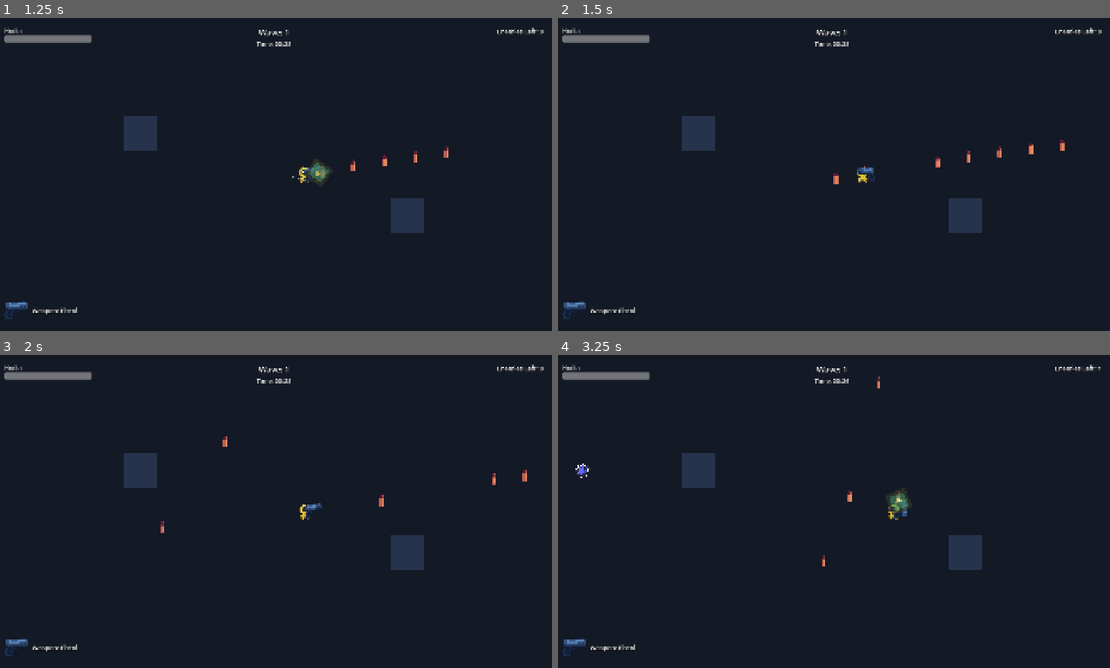
Above: before the commit, frames 1-4 (two rows, left to right).
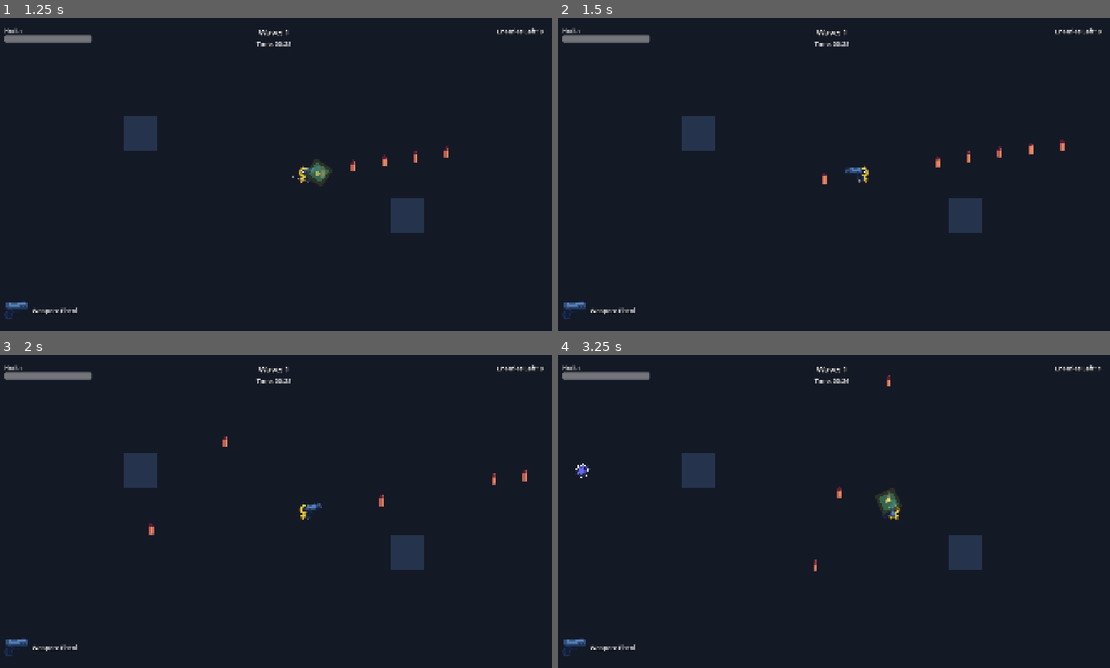
Above: after the commit, the same moments.

Repository: ItsAMeDann/Domainabus
Game: Godot game, scene res://Game/Arena/arena.tscn
Two runs of this game, one before a commit and one after it. Both use one fixed random seed, a clock stepped at 60 frames per second and the inputs below. The engine's default icon, where the game draws it, is replaced by a stand-in: a white triangle on a blue panel in a dark square.
Inputs (mouse positions are in pixels of both pictures, inside the frame that each line leads up to):
- Up to frame 1 (1.25 s): tap Enter at 0.5 s; move the mouse to (397, 158) at 0.52 s; press the mouse at (397, 158) at 0.53 s; hold D (move_right) from 0.53 s (still down)
- Up to frame 2 (1.5 s): release D (move_right) at 1.25 s; release the mouse at (955, 158) at 1.25 s; drag from (718, 190) to (1010, 152) at 1.27 s
- Up to frame 3 (2 s): no input
- Up to frame 4 (3.25 s): move the mouse to (889, 442) at 2.02 s; press the mouse at (889, 442) at 2.03 s; hold D (move_right) 2.03-2.75 s; release the mouse at (889, 442) at 2.75 s; drag from (806, 574) to (889, 417) at 2.77 s

Frame 1 is identical in both runs. In frame 2, 0.2% of the frame differs, in the area x 47-58%, y 47-54%; in frame 3, less than 0.1%; in frame 4, 0.4%, in the area x 46-64%, y 6-70%.

Commit message:
fix: grenade launcher + weapon mount marker

Diff:
--- a/Game/Bullet/explosion.gd
+++ b/Game/Bullet/explosion.gd
@@ -6,18 +6,7 @@
 @onready var sprite: Sprite2D = $Sprite2D
 
 func _ready() -> void:
-	call_deferred("_apply_damage")
 	_play_explosion_animation()
-
-func _apply_damage() -> void:
-	var bodies := get_overlapping_bodies()
-	for body in bodies:
-		if body.is_in_group("enemy"):
-			if body.has_method("take_weapon_damage"):
-				body.take_weapon_damage(damage, weapon_type)
-			if body.has_method("apply_knockback"):
-				var push_dir = (body.global_position - global_position).normalized()
-				body.apply_knockback(push_dir, 300.0)
 
 func _play_explosion_animation() -> void:
 	if not sprite:
@@ -33,3 +22,11 @@
 
 func _on_duration_timer_timeout() -> void:
 	queue_free()
+
+func _on_body_entered(body: Node2D) -> void:
+	if body.is_in_group("enemy"):
+		if body.has_method("take_weapon_damage"):
+			body.take_weapon_damage(damage, weapon_type)
+		if body.has_method("apply_knockback"):
+			var push_dir = (body.global_position - global_position).normalized()
+			body.apply_knockback(push_dir, 300.0)
--- a/Game/Bullet/explosion.tscn
+++ b/Game/Bullet/explosion.tscn
@@ -1,28 +1,28 @@
-[gd_scene load_steps=5 format=3]
+[gd_scene format=3 uid="uid://t4050or55px3"]
 
-[ext_resource type="Script" path="res://Game/Bullet/explosion.gd" id="1"]
-[ext_resource type="Texture2D" path="res://icon.svg" id="2"]
+[ext_resource type="Script" uid="uid://d1w2xjxi2w4uq" path="res://Game/Bullet/explosion.gd" id="1"]
+[ext_resource type="Texture2D" uid="uid://dqdlbqcdx2djf" path="res://icon.svg" id="2"]
 
 [sub_resource type="CircleShape2D" id="CircleShape2D_1"]
-radius = 80.0
+radius = 238.10292
 
-[node name="Explosion" type="Area2D"]
+[node name="Explosion" type="Area2D" unique_id=361469588]
 collision_layer = 4
 collision_mask = 2
-monitoring = true
 script = ExtResource("1")
 
-[node name="Sprite2D" type="Sprite2D" parent="."]
+[node name="Sprite2D" type="Sprite2D" parent="." unique_id=1113825824]
 modulate = Color(1, 0.8, 0.2, 0.8)
 scale = Vector2(3, 3)
 texture = ExtResource("2")
 
-[node name="CollisionShape2D" type="CollisionShape2D" parent="."]
+[node name="CollisionShape2D" type="CollisionShape2D" parent="." unique_id=254230559]
 shape = SubResource("CircleShape2D_1")
 
-[node name="DurationTimer" type="Timer" parent="."]
+[node name="DurationTimer" type="Timer" parent="." unique_id=920387525]
 wait_time = 0.4
 one_shot = true
 autostart = true
 
+[connection signal="body_entered" from="." to="." method="_on_body_entered"]
 [connection signal="timeout" from="DurationTimer" to="." method="_on_duration_timer_timeout"]
--- a/Game/HUD/hud.gd
+++ b/Game/HUD/hud.gd
@@ -55,9 +55,9 @@
 		health_bar.max_value = max_val
 		health_bar.value = current
 
-func update_weapon(name: String, icon: Texture2D) -> void:
+func update_weapon(weapon_name: String, icon: Texture2D) -> void:
 	if weapon_label:
-		weapon_label.text = "Weapon: " + name
+		weapon_label.text = "Weapon: " + weapon_name
 	if weapon_icon:
 		weapon_icon.texture = icon
 
@@ -90,7 +90,7 @@
 
 func _on_wave_timer_tick(time_left: float) -> void:
 	if timer_label:
-		var mins = int(time_left) / 60
+		var mins = int(time_left) / 60.0
 		var secs = int(time_left) % 60
 		timer_label.text = "Time: %02d:%02d" % [mins, secs]
 
--- a/Game/HUD/hud.tscn
+++ b/Game/HUD/hud.tscn
@@ -1,11 +1,11 @@
-[gd_scene load_steps=2 format=3]
-
-[ext_resource type="Script" path="res://Game/HUD/hud.gd" id="1"]
-
-[node name="HUD" type="CanvasLayer"]
+[gd_scene format=3 uid="uid://bupkqjiixiav8"]
+
+[ext_resource type="Script" uid="uid://c4tjqr3brolpo" path="res://Game/HUD/hud.gd" id="1"]
+
+[node name="HUD" type="CanvasLayer" unique_id=2121510341]
 script = ExtResource("1")
 
-[node name="Control" type="Control" parent="."]
+[node name="Control" type="Control" parent="." unique_id=490174473]
 layout_mode = 3
 anchors_preset = 15
 anchor_right = 1.0
@@ -13,14 +13,14 @@
 grow_horizontal = 2
 grow_vertical = 2
 
-[node name="TopLeft" type="VBoxContainer" parent="Control"]
+[node name="TopLeft" type="VBoxContainer" parent="Control" unique_id=1830265150]
 layout_mode = 1
 offset_left = 30.0
 offset_top = 30.0
 offset_right = 330.0
 offset_bottom = 120.0
 
-[node name="HealthLabel" type="Label" parent="Control/TopLeft"]
+[node name="HealthLabel" type="Label" parent="Control/TopLeft" unique_id=1787610421]
 layout_mode = 2
 theme_override_colors/font_shadow_color = Color(0, 0, 0, 0.7)
 theme_override_constants/shadow_offset_x = 1
@@ -28,14 +28,14 @@
 theme_override_font_sizes/font_size = 18
 text = "Health"
 
-[node name="HealthBar" type="ProgressBar" parent="Control/TopLeft"]
+[node name="HealthBar" type="ProgressBar" parent="Control/TopLeft" unique_id=1918562317]
 custom_minimum_size = Vector2(0, 24)
 layout_mode = 2
 theme_override_font_sizes/font_size = 16
 value = 100.0
 show_percentage = false
 
-[node name="TopCenter" type="VBoxContainer" parent="Control"]
+[node name="TopCenter" type="VBoxContainer" parent="Control" unique_id=807557749]
 layout_mode = 1
 anchors_preset = 5
 anchor_left = 0.5
@@ -46,7 +46,7 @@
 offset_bottom = 120.0
 grow_horizontal = 2
 
-[node name="WaveLabel" type="Label" parent="Control/TopCenter"]
+[node name="WaveLabel" type="Label" parent="Control/TopCenter" unique_id=1131601466]
 layout_mode = 2
 theme_override_colors/font_shadow_color = Color(0, 0, 0, 0.7)
 theme_override_constants/shadow_offset_x = 2
@@ -55,7 +55,7 @@
 text = "Wave: 0"
 horizontal_alignment = 1
 
-[node name="TimerLabel" type="Label" parent="Control/TopCenter"]
+[node name="TimerLabel" type="Label" parent="Control/TopCenter" unique_id=397099710]
 layout_mode = 2
 theme_override_colors/font_shadow_color = Color(0, 0, 0, 0.7)
 theme_override_constants/shadow_offset_x = 2
@@ -64,7 +64,7 @@
 text = "Time: 00:00"
 horizontal_alignment = 1
 
-[node name="TopRight" type="VBoxContainer" parent="Control"]
+[node name="TopRight" type="VBoxContainer" parent="Control" unique_id=725429273]
 layout_mode = 1
 anchors_preset = 1
 anchor_left = 1.0
@@ -75,7 +75,7 @@
 offset_bottom = 120.0
 grow_horizontal = 0
 
-[node name="EnemyCountLabel" type="Label" parent="Control/TopRight"]
+[node name="EnemyCountLabel" type="Label" parent="Control/TopRight" unique_id=114174385]
 layout_mode = 2
 theme_override_colors/font_shadow_color = Color(0, 0, 0, 0.7)
 theme_override_constants/shadow_offset_x = 2
@@ -84,7 +84,7 @@
 text = "Enemies Left: 0"
 horizontal_alignment = 2
 
-[node name="BottomLeft" type="HBoxContainer" parent="Control"]
+[node name="BottomLeft" type="HBoxContainer" parent="Control" unique_id=1754207690]
 layout_mode = 1
 anchors_preset = 2
 anchor_top = 1.0
@@ -96,13 +96,13 @@
 grow_vertical = 0
 theme_override_constants/separation = 15
 
-[node name="WeaponIcon" type="TextureRect" parent="Control/BottomLeft"]
+[node name="WeaponIcon" type="TextureRect" parent="Control/BottomLeft" unique_id=193845683]
 custom_minimum_size = Vector2(80, 80)
 layout_mode = 2
 expand_mode = 1
 stretch_mode = 5
 
-[node name="WeaponLabel" type="Label" parent="Control/BottomLeft"]
+[node name="WeaponLabel" type="Label" parent="Control/BottomLeft" unique_id=699768963]
 layout_mode = 2
 theme_override_colors/font_shadow_color = Color(0, 0, 0, 0.7)
 theme_override_constants/shadow_offset_x = 2
@@ -111,7 +111,7 @@
 text = "Weapon: None"
 vertical_alignment = 1
 
-[node name="Center" type="CenterContainer" parent="Control"]
+[node name="Center" type="CenterContainer" parent="Control" unique_id=324843908]
 layout_mode = 1
 anchors_preset = 15
 anchor_right = 1.0
@@ -120,7 +120,7 @@
 grow_vertical = 2
 mouse_filter = 2
 
-[node name="WaveBanner" type="Label" parent="Control/Center"]
+[node name="WaveBanner" type="Label" parent="Control/Center" unique_id=736236183]
 layout_mode = 2
 theme_override_colors/font_shadow_color = Color(0, 0, 0, 0.9)
 theme_override_constants/shadow_offset_x = 4
@@ -129,7 +129,7 @@
 text = "WAVE 1"
 horizontal_alignment = 1
 
-[node name="GameOverPanel" type="ColorRect" parent="Control"]
+[node name="NextWavePanel" type="ColorRect" parent="Control" unique_id=1191868709]
 visible = false
 layout_mode = 1
 anchors_preset = 15
@@ -137,21 +137,60 @@
 anchor_bottom = 1.0
 grow_horizontal = 2
 grow_vertical = 2
+color = Color(0, 0.101960786, 1, 0.4)
+
+[node name="CenterContainer" type="CenterContainer" parent="Control/NextWavePanel" unique_id=1321209771]
+layout_mode = 1
+anchors_preset = 15
+anchor_right = 1.0
+anchor_bottom = 1.0
+grow_horizontal = 2
+grow_vertical = 2
+
+[node name="VBoxContainer" type="VBoxContainer" parent="Control/NextWavePanel/CenterContainer" unique_id=1508401927]
+layout_mode = 2
+
+[node name="FinalWaveLabel" type="Label" parent="Control/NextWavePanel/CenterContainer/VBoxContainer" unique_id=1298617690]
+layout_mode = 2
+theme_override_colors/font_shadow_color = Color(0, 0, 0, 1)
+theme_override_constants/shadow_offset_x = 2
+theme_override_constants/shadow_offset_y = 2
+theme_override_font_sizes/font_size = 37
+text = "You survived... for now"
+horizontal_alignment = 1
+
+[node name="RestartLabel" type="Label" parent="Control/NextWavePanel/CenterContainer/VBoxContainer" unique_id=876964247]
+layout_mode = 2
+theme_override_colors/font_shadow_color = Color(0, 0, 0, 1)
+theme_override_constants/shadow_offset_x = 1
+theme_override_constants/shadow_offset_y = 1
+theme_override_font_sizes/font_size = 20
+text = "Press FIRE or SWITCH WEAPON to Continue"
+horizontal_alignment = 1
+
+[node name="GameOverPanel" type="ColorRect" parent="Control" unique_id=1297559847]
+visible = false
+layout_mode = 1
+anchors_preset = 15
+anchor_right = 1.0
+anchor_bottom = 1.0
+grow_horizontal = 2
+grow_vertical = 2
 color = Color(0.1, 0, 0, 0.6)
 
-[node name="CenterContainer" type="CenterContainer" parent="Control/GameOverPanel"]
-layout_mode = 1
-anchors_preset = 15
-anchor_right = 1.0
-anchor_bottom = 1.0
-grow_horizontal = 2
-grow_vertical = 2
-
-[node name="VBoxContainer" type="VBoxContainer" parent="Control/GameOverPanel/CenterContainer"]
+[node name="CenterContainer" type="CenterContainer" parent="Control/GameOverPanel" unique_id=89399189]
+layout_mode = 1
+anchors_preset = 15
+anchor_right = 1.0
+anchor_bottom = 1.0
+grow_horizontal = 2
+grow_vertical = 2
+
+[node name="VBoxContainer" type="VBoxContainer" parent="Control/GameOverPanel/CenterContainer" unique_id=424094036]
 layout_mode = 2
 theme_override_constants/separation = 15
 
-[node name="TitleLabel" type="Label" parent="Control/GameOverPanel/CenterContainer/VBoxContainer"]
+[node name="TitleLabel" type="Label" parent="Control/GameOverPanel/CenterContainer/VBoxContainer" unique_id=760556088]
 layout_mode = 2
 theme_override_colors/font_color = Color(0.9, 0.1, 0.1, 1)
 theme_override_colors/font_shadow_color = Color(0, 0, 0, 1)
@@ -161,7 +200,7 @@
 text = "GAME OVER"
 horizontal_alignment = 1
 
-[node name="FinalWaveLabel" type="Label" parent="Control/GameOverPanel/CenterContainer/VBoxContainer"]
+[node name="FinalWaveLabel" type="Label" parent="Control/GameOverPanel/CenterContainer/VBoxContainer" unique_id=635029912]
 layout_mode = 2
 theme_override_colors/font_shadow_color = Color(0, 0, 0, 1)
 theme_override_constants/shadow_offset_x = 2
@@ -170,7 +209,7 @@
 text = "Final Wave: 0"
 horizontal_alignment = 1
 
-[node name="RestartLabel" type="Label" parent="Control/GameOverPanel/CenterContainer/VBoxContainer"]
+[node name="RestartLabel" type="Label" parent="Control/GameOverPanel/CenterContainer/VBoxContainer" unique_id=1969059197]
 layout_mode = 2
 theme_override_colors/font_shadow_color = Color(0, 0, 0, 1)
 theme_override_constants/shadow_offset_x = 1
--- a/Game/Player/player_controller.gd
+++ b/Game/Player/player_controller.gd
@@ -88,8 +88,10 @@
 	if weapon_manager and weapon_manager.current_weapon:
 		if is_looking_left:
 			weapon_manager.current_weapon.scale.y = -1.0
+			weapon_mount.position.x = -abs(weapon_mount.position.x)
 		else:
 			weapon_manager.current_weapon.scale.y = 1.0
+			weapon_mount.position.x = abs(weapon_mount.position.x)
 
 	# Handle movement input
 	var direction := Vector2.ZERO
--- a/Game/Wave/wave_manager.tscn
+++ b/Game/Wave/wave_manager.tscn
@@ -1,10 +1,10 @@
-[gd_scene load_steps=2 format=3]
+[gd_scene format=3 uid="uid://tjvs40nk856j"]
 
-[ext_resource type="Script" path="res://Game/Wave/wave_manager.gd" id="1"]
+[ext_resource type="Script" uid="uid://deb3xyif3mnbk" path="res://Game/Wave/wave_manager.gd" id="1"]
 
-[node name="WaveManager" type="Node"]
+[node name="WaveManager" type="Node" unique_id=426562143]
 script = ExtResource("1")
 
-[node name="WaveTimer" type="Timer" parent="."]
+[node name="WaveTimer" type="Timer" parent="." unique_id=567507656]
 wait_time = 2.0
 one_shot = true
Not shown: 1 places in Game/Arena/arena.tscn that only renumber resources
